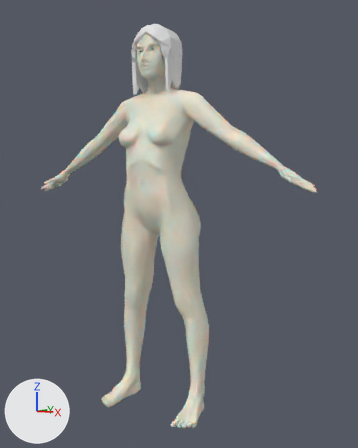
A saved change to the Blender file female/model01/female02d.blend.
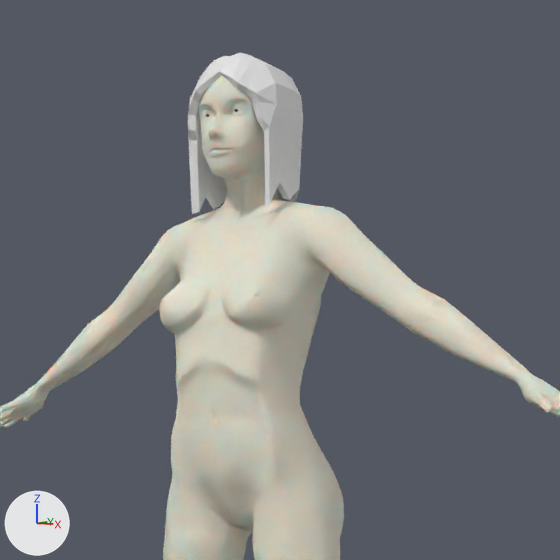
Each version appears first whole from a 50 mm lens placed at (75.9, -109.9, -1.2), pointed at (4.9, 2.8, -11.3), and next in a close-up on the part from 14% to 83% of the width and 0% to 55% of the height. The axes (+X, +Y, +Z) are drawn at lower left. The lights are the same throughout.

In view in the first close-up: 'Cube', 'bodty'.
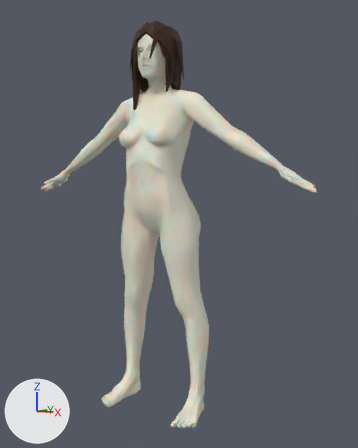
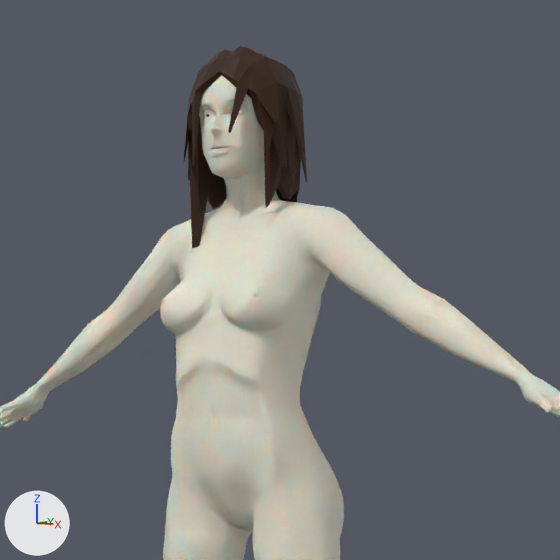
Edits to the bpy script that builds the scene:
```text
Add mat_brown_hair01:
    mat_brown_hair01 = principled_material('brown-hair01')
    mat_brown_hair01.base_color = (0.0343, 0.0112, 0.00188)  # brown #341b06
    mat_brown_hair01.specular_ior_level = 0.238
Change me_cube:
    used by ob_cube; location = (0.0, 0.0, 39.7); scale = (8.6, 8.6, 1.0)
    remove me_cube.from_pydata(...)  # 214 vertices, 214 faces; spans x -0.7..0.7, y -0.7..0.7, z -17.3..0.8
    add me_cube.from_pydata(...)  # 324 vertices, 324 faces; spans x -0.8..0.9, y -0.8..0.9, z -23.1..1.5
    me_cube part 1
    43 faces are deleted
    16 vertices in x -0.5..0.5, y -0.3..0.3, z -1.5..0.8 move by (0.0, 0.0, 0.7)
    4 vertices in x -0.2..0.2, y 0.3, z 0.0..0.2 move by (0.0, 0.1, 0.7)
    9 vertices move from x -0.6..0.5, y -0.6..0.3, z -16.9..0.2 to x -0.6..0.6, y -0.6..0.4, z -20.8..0.2
    92 vertices are added at x -0.8..0.9, y -0.8..0.9, z -23.1..-8.0
    11 new vertices lie (0.0, 0.0, 0.5) away from vertices in x -0.8..0.9, y -0.2..0.8, z -14.8..-9.2
    7 new vertices lie (0.0, 0.0, 0.7) away from vertices in x -0.6..0.8, y -0.6..0.9, z -12.9..-10.1
    153 new faces join them
    me_cube part 2: 171 faces spanning x -0.7..0.7, y -0.7..0.7, z -20.8..1.5 switch from no material to mat_brown_hair01 (brown #341b06)
Change me_plane_001:
    where me_plane_001.from_pydata(...)  # 8084 vertices, 7889 faces; spans x -0.86..0.86, y -0.23..0.19, z -1.33..0.82
    used by ob_bodty; location = (0.0, -0.3, 1.1); rotation_euler = (0.0249, 0.0, 0.0), in degrees (1.4, 0, 0); scale = (49.9, 47.3, 47.3)
    me_plane_001 part 3: 81 of the vertices in x -0.03..0.03, y -0.12..-0.09, z 0.6..0.64 are moved by (0.0, 0.0, 0.01)
```

Boxes [x1, y1, x2, y2] around the edits, measured in the close-ups (560 x 560 px; the box of a moved part takes in the faces that stretch with it):
'Cube', reshaped (7% wider, 25% taller)
    before: [188, 53, 303, 214]
    after: [184, 46, 307, 248]
part 1 of me_cube, built on
    before: [188, 53, 303, 214]
    after: [184, 46, 307, 248]
part 2 of me_cube, recoloured (white to brown)
    both: [188, 56, 303, 209]
part 3 of me_plane_001, moved or reshaped
    before: [203, 122, 242, 151]
    after: [203, 122, 242, 150]
